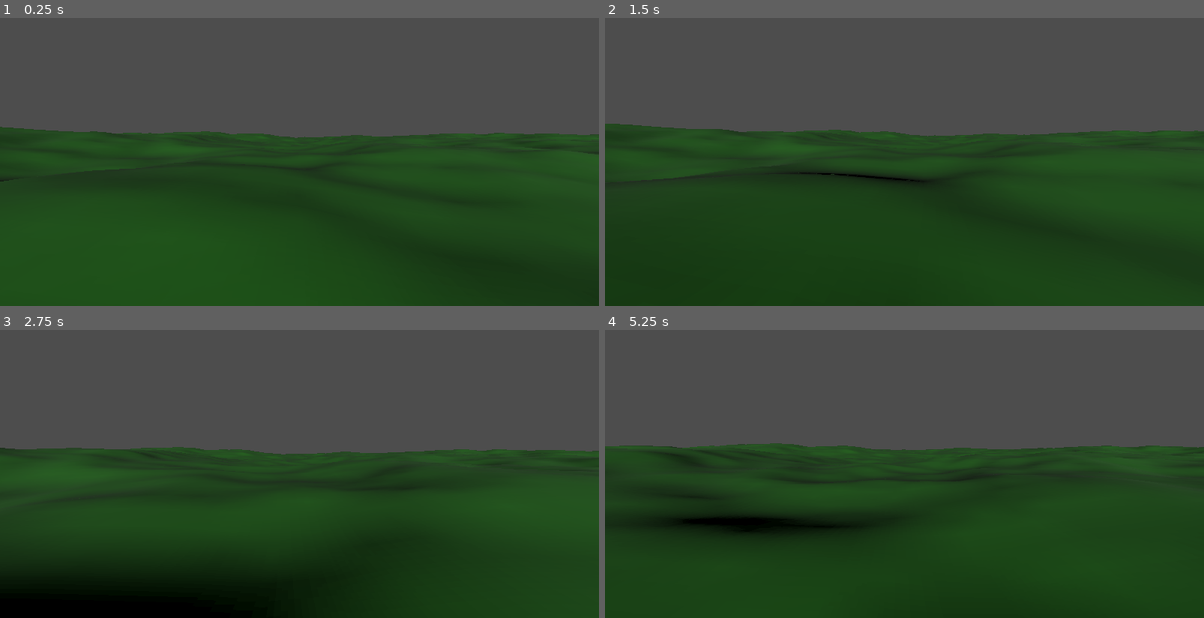
Above: before the commit, frames 1-4 (two rows, left to right).
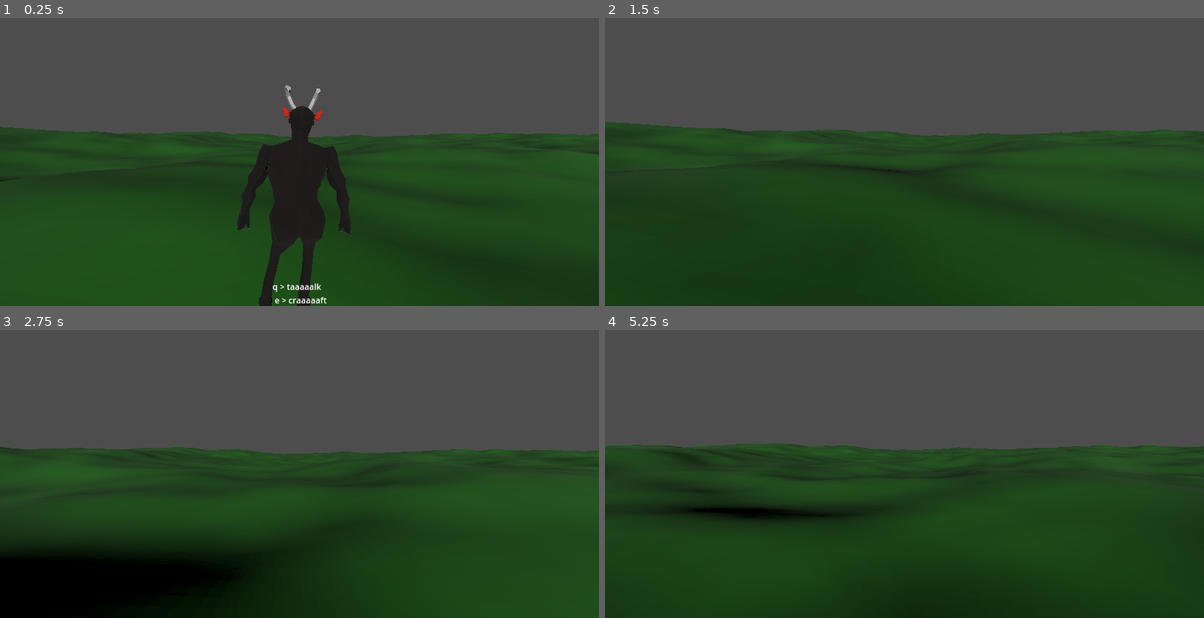
Above: after the commit, the same moments.

Repository: Qnbie/Gateway-Genesis
Game: Godot game, scene res://test_sceen_bende.tscn
Same seed, same stepped clock (60 frames per second), same inputs: the game is played once before the commit and once after it.
Inputs (mouse positions are in pixels of both pictures, inside the frame that each line leads up to):
- Up to frame 1 (0.25 s): no input
- Up to frame 2 (1.5 s): tap Enter (ui_accept) at 0.5, 0.77 s; move the mouse to (934, 136) at 0.52 s; hold Up (ui_up) from 0.53 s (still down); right-click (934, 136) at 0.6 s; click (934, 136) at 0.67 s; move the mouse to (874, 138) at 1.27 s; click (874, 138) at 1.35 s
- Up to frame 3 (2.75 s): keep holding Up (ui_up); tap Enter (ui_accept) at 1.52 s; move the mouse to (311, 442) at 2.02 s; tap E (interaction_craft) at 2.1 s
- Up to frame 4 (5.25 s): keep holding Up (ui_up); move the mouse to (898, 453) at 2.77 s; tap Q (interaction_talk) at 2.85 s; click (898, 453) at 2.92 s; tap Enter (ui_accept) at 3.02, 3.77, 4.52 s; move the mouse to (946, 453) at 3.52 s; right-click (946, 453) at 3.6 s; move the mouse to (856, 445) at 4.27 s; click (856, 445) at 4.35 s; move the mouse to (910, 450) at 5.02 s; tap E (interaction_craft) at 5.1 s; click (910, 450) at 5.17 s

The runs differ from the first frame. In frame 1, 5.7% of the frame differs, in the area x 39-59%, y 23-100%; in frame 2, 0.7%; in frame 3, 4.9%; in frame 4, 2.3%.

Commit message:
Integrate screen_play and loot sys

Diff:
--- a/GatewayGenesis/interaction_system/interaction_client.gd
+++ b/GatewayGenesis/interaction_system/interaction_client.gd
@@ -1,6 +1,8 @@
 extends Node
 
 class_name InteractionClient
+
+@export var has_loot = true
 
 var intreaction_started: bool = false
 var linenum: int = 0
@@ -51,11 +53,8 @@
 		linenum = 0
 
 func loot(hand: Hand.Side):
-	match hand:
-		Hand.Side.Left:
-			player_character.add_item("res://item_system/items/box.tscn", hand)
-		Hand.Side.Right:
-			player_character.add_item("res://item_system/items/ball.tscn", hand)
+	if intreaction_started && has_loot:
+		player_character.add_item(screen_play.loot, hand)
 
 enum InteractionType{
 	Talk,
--- a/GatewayGenesis/interaction_system/screen_play.gd
+++ b/GatewayGenesis/interaction_system/screen_play.gd
@@ -5,11 +5,13 @@
 var title: String
 var initial_line: String
 var content: Array
+var loot: String
 
-func load_json(file_name: String):
-	var file = FileAccess.open("res://interaction_system/screen_play_library/" + file_name, FileAccess.READ)
+func load_json(json_resource: Resource):
+	var file = FileAccess.open(json_resource.resource_path, FileAccess.READ)
 	var json = JSON.new()
 	var data = json.parse_string(file.get_as_text())
 	title = data.title
 	initial_line = data.initial_line
 	content = data.content
+	loot = data.loot
--- a/GatewayGenesis/interaction_system/screen_play_library/test.json
+++ b/GatewayGenesis/interaction_system/screen_play_library/test.json
@@ -4,5 +4,6 @@
 	"content": [
 		"first line",
 		"secound line"
-	]
+	],
+	"loot": "res://item_system/items/ball.tscn"
 }
--- /dev/null
+++ b/GatewayGenesis/interaction_system/screen_play_library/test2.json
@@ -0,0 +1,9 @@
+{
+	"title": "secound kecske",
+	"initial_line": "q > taaaaalk \n e > craaaaaft",
+	"content": [
+		"first lineeeee",
+		"secound lineeeee"
+	],
+	"loot": "res://item_system/items/box.tscn"
+}
--- a/GatewayGenesis/npc_character/npc_character.gd
+++ b/GatewayGenesis/npc_character/npc_character.gd
@@ -2,6 +2,7 @@
 
 @export var player_character: CharacterBody3D
 @export var hostile = true
+@export var screen_play_path: Resource
 
 @onready var nav_agent = $NavigationAgent3D
 @onready var anim_tree = get_node("Root Scene").get_child(2)
@@ -20,7 +21,7 @@
 	$wait_Timer.start()
 	state_machine = anim_tree.get("parameters/playback")
 	var screen_play = ScreenPlay.new()
-	screen_play.load_json("test.json")
+	screen_play.load_json(screen_play_path)
 	interaction_client = InteractionClient.new()
 	interaction_client.set_up(player_character, name, screen_play)
 
--- a/GatewayGenesis/test_sceen_bende.tscn
+++ b/GatewayGenesis/test_sceen_bende.tscn
@@ -1,9 +1,11 @@
-[gd_scene load_steps=6 format=3 uid="uid://b1pomvho8sl50"]
+[gd_scene load_steps=8 format=3 uid="uid://b1pomvho8sl50"]
 
 [ext_resource type="PackedScene" uid="uid://cxuqii21uhkgn" path="res://player_character/player_character.tscn" id="1_5mson"]
 [ext_resource type="PackedScene" uid="uid://bjf5xi65vyk4t" path="res://npc_character/npc_kecsi.tscn" id="2_x8xcj"]
+[ext_resource type="JSON" path="res://interaction_system/screen_play_library/test.json" id="3_p5has"]
 [ext_resource type="PackedScene" uid="uid://c7xublrnupds4" path="res://heightmap_terrain/collisionmap/collisionmap.tscn" id="3_y1sn3"]
 [ext_resource type="PackedScene" uid="uid://cl83dbc272gjk" path="res://heightmap_terrain/clipmap/clipmap.tscn" id="4_1irnn"]
+[ext_resource type="JSON" path="res://interaction_system/screen_play_library/test2.json" id="4_js4c2"]
 
 [sub_resource type="NavigationMesh" id="NavigationMesh_1ok5s"]
 vertices = PackedVector3Array(-255.5, 0.5, -255.567, -255.5, 0.5, 255.433, 255.5, 0.5, 255.433, 255.5, 0.5, -255.567)
@@ -22,9 +24,16 @@
 transform = Transform3D(1, 0, 0, 0, 1, 0, 0, 0, 1, 0, 3.7765, 0)
 
 [node name="NpcKecsi" parent="." node_paths=PackedStringArray("player_character") instance=ExtResource("2_x8xcj")]
-transform = Transform3D(1, 0, 0, 0, 1, 0, 0, 0, 1, 19, 4, 0)
+transform = Transform3D(1, 0, 0, 0, 1, 0, 0, 0, 1, 0, 3.73025, 6.38831)
 player_character = NodePath("../PlayerCharacter")
 hostile = false
+screen_play_path = ExtResource("3_p5has")
+
+[node name="NpcKecsi2" parent="." node_paths=PackedStringArray("player_character") instance=ExtResource("2_x8xcj")]
+transform = Transform3D(1, 0, 0, 0, 1, 0, 0, 0, 1, 0, 3.51171, -2.55053)
+player_character = NodePath("../PlayerCharacter")
+hostile = false
+screen_play_path = ExtResource("4_js4c2")
 
 [node name="StaticBody3D" type="StaticBody3D" parent="."]
 
@@ -36,3 +45,6 @@
 
 [node name="Collisionmap2" parent="StaticBody3D" node_paths=PackedStringArray("physics_body") instance=ExtResource("3_y1sn3")]
 physics_body = NodePath("../../NpcKecsi")
+
+[node name="Collisionmap3" parent="StaticBody3D" node_paths=PackedStringArray("physics_body") instance=ExtResource("3_y1sn3")]
+physics_body = NodePath("../../NpcKecsi2")
